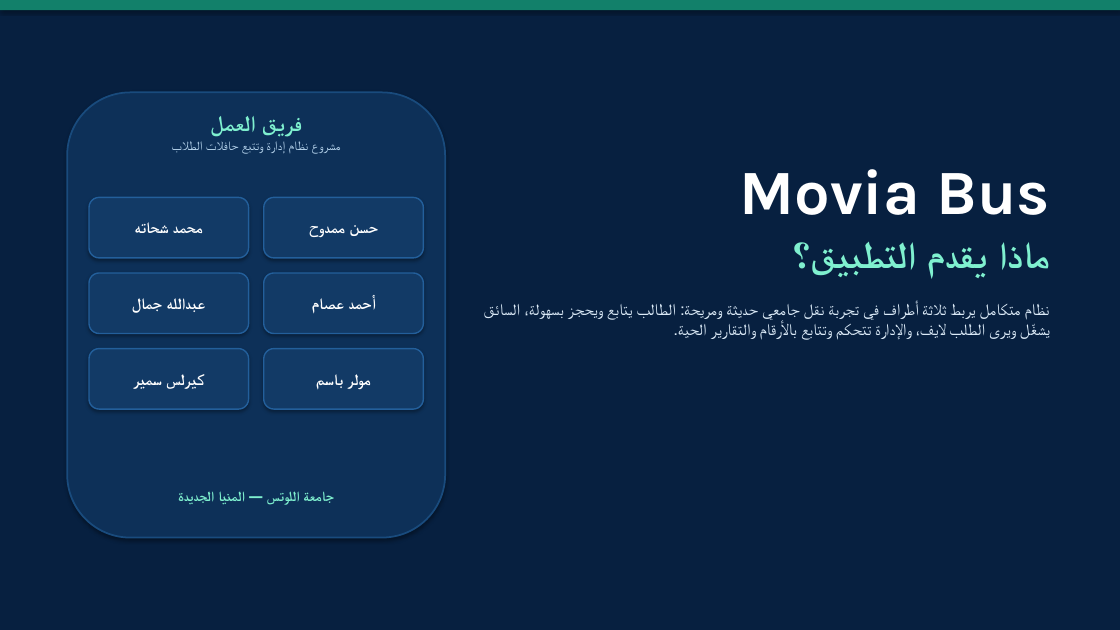
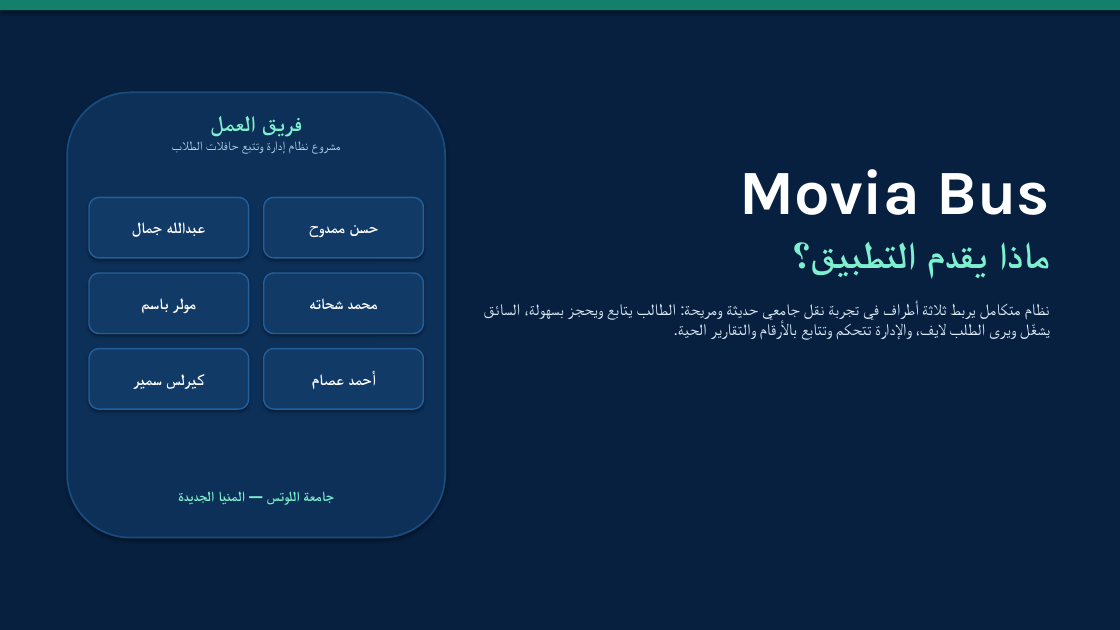
Before and after one commit to hassanmamdouh461/pdf-requirements, a slide deck: slide 1 of bus-app-presentation.pptx. Drawn at 1120x630 pixels with LibreOffice and Linux fonts; fonts in the diff are those of the drawing. Boxes give left, top, right and bottom in pixels: in the first picture for what was removed or moved away, otherwise in the second. Text is boxed around its words. In the diff, an @@ line names an element or a change of style, - is before the commit and + after.

```diff
--- a/bus-app-presentation.pptx
+++ b/bus-app-presentation.pptx
@@ rounded rectangle "عبدالله جمال": place and size @@
-rounded rectangle "عبدالله جمال" at (89, 273, 249, 334)
+rounded rectangle "عبدالله جمال" at (89, 197, 249, 258)
@@ rounded rectangle "مولر باسم": place and size @@
-rounded rectangle "مولر باسم" at (264, 349, 423, 409)
+rounded rectangle "مولر باسم" at (89, 273, 249, 334)
@@ rounded rectangle "محمد شحاته": place and size @@
-rounded rectangle "محمد شحاته" at (89, 197, 249, 258)
+rounded rectangle "محمد شحاته" at (264, 273, 423, 334)
@@ rounded rectangle "أحمد عصام": place and size @@
-rounded rectangle "أحمد عصام" at (264, 273, 423, 334)
+rounded rectangle "أحمد عصام" at (264, 349, 423, 409)
```
Also in this commit, not shown: 3 other files.
